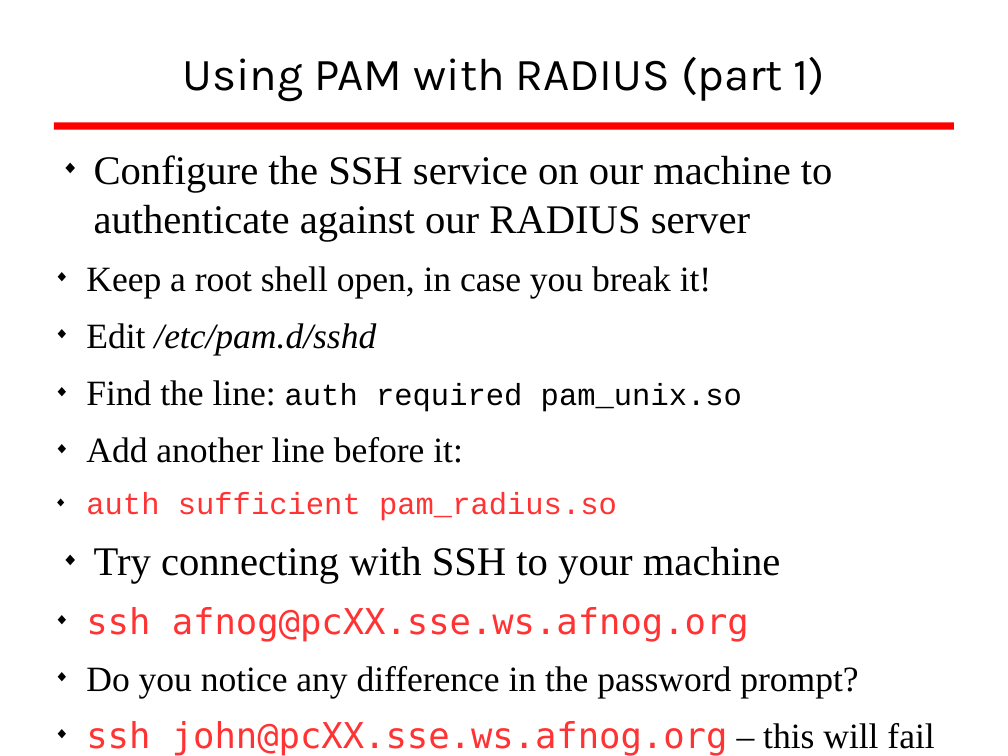
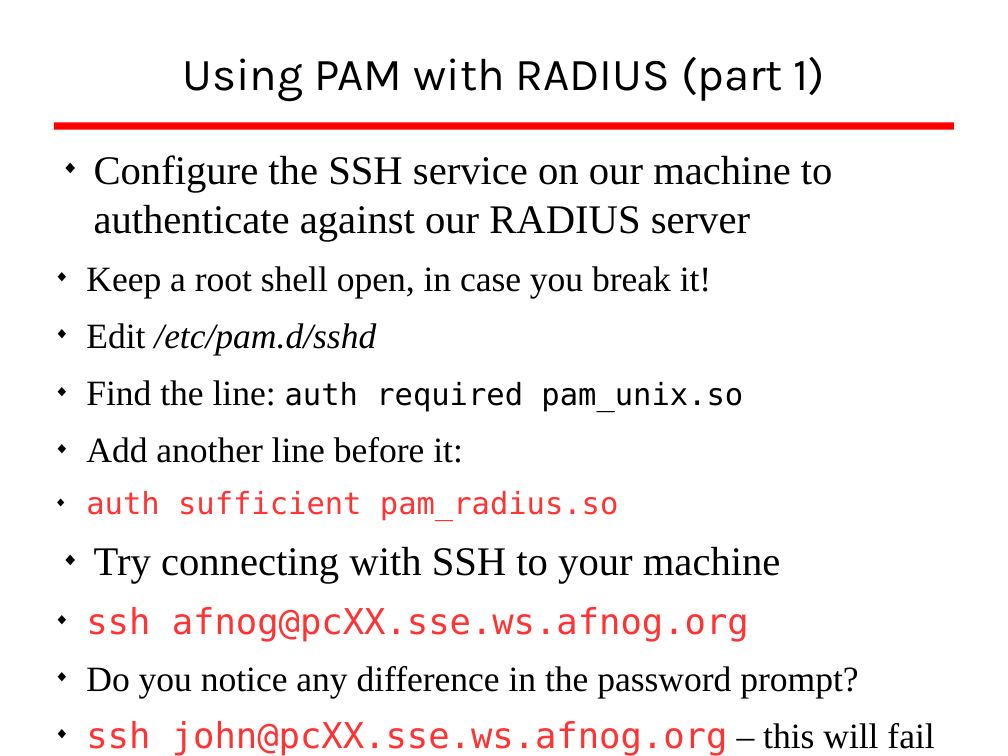
Before and after one commit to afnog/sse, a slide deck: slide 44 of radius/radius_presentation.odp. Drawn at 1008x756 pixels with LibreOffice and Linux fonts; fonts in the diff are those of the drawing; background and template pictures are left out. Boxes give left, top, right and bottom in pixels: in the first picture for what was removed or moved away, otherwise in the second. Text is boxed around its words. In the diff, an @@ line names an element or a change of style, - is before the commit and + after.

Commit message:
/ ‘radius/radius_presentation.odp’

```diff
--- a/radius/radius_presentation.odp
+++ b/radius/radius_presentation.odp
@@ text at bbox=[86, 380, 743, 521]: font Courier New to DejaVu Sans Mono in "auth required pam_unix.so", "auth sufficient pam_radius.so" @@
```
